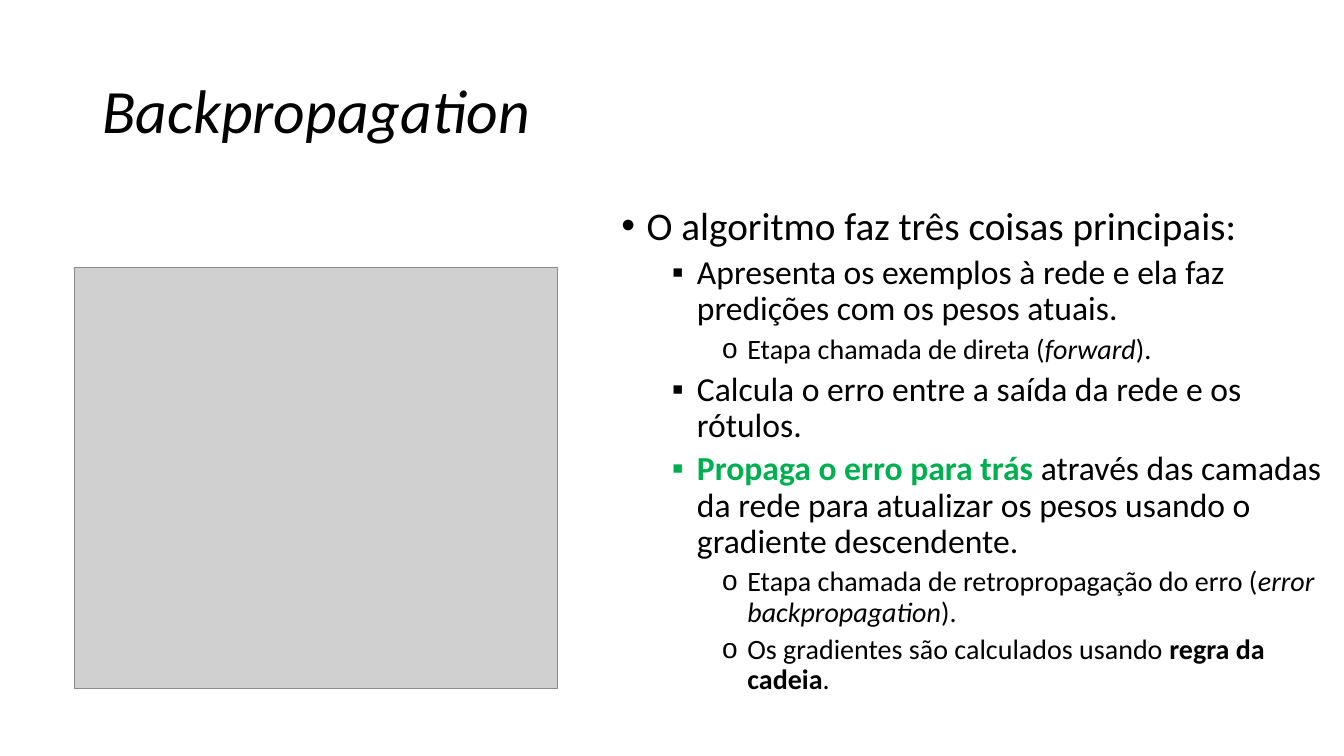
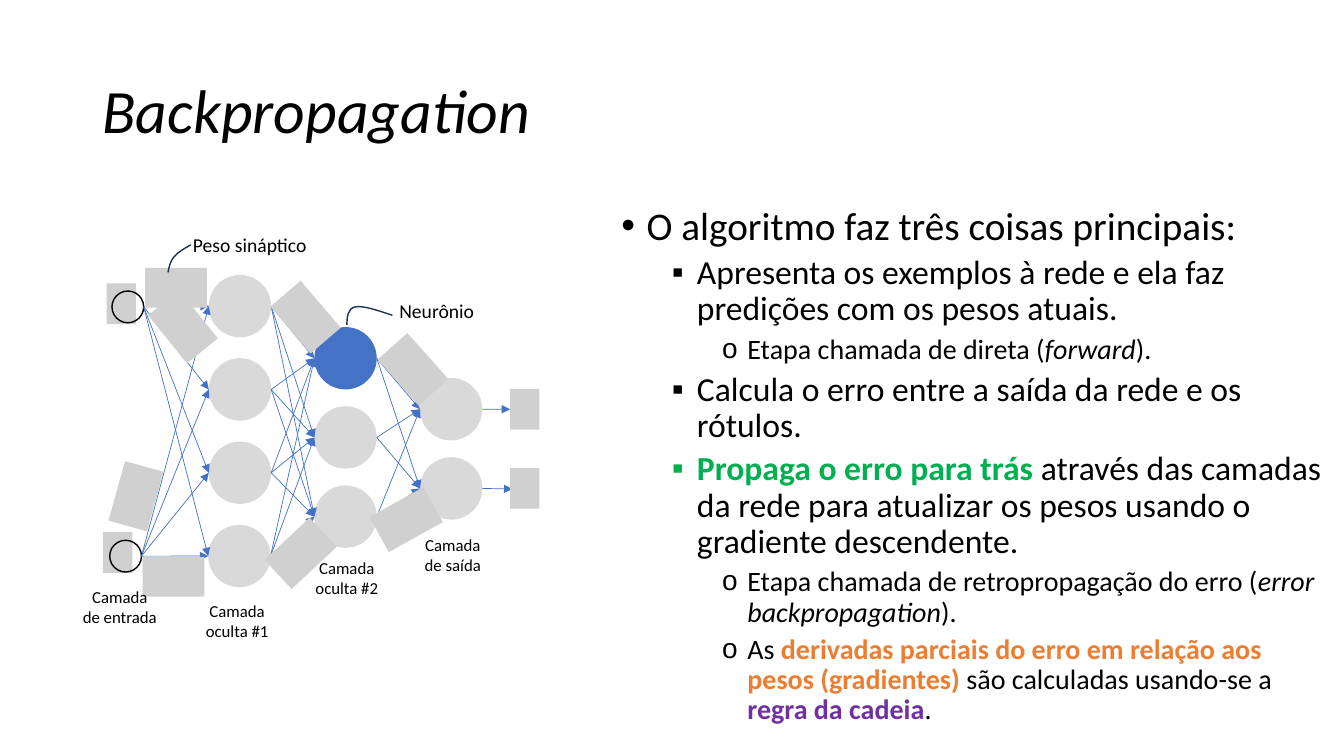
Before and after one commit to zz4fap/c24_inteligencia_artificial, a slide deck: slide 34 of slides/C24_MLP.pptx. Drawn at 1344x756 pixels with LibreOffice and Linux fonts; fonts in the diff are those of the drawing; grey boxes stand for pictures. Boxes give left, top, right and bottom in pixels: in the first picture for what was removed or moved away, otherwise in the second. Text is boxed around its words. In the diff, an @@ line names an element or a change of style, - is before the commit and + after.

```diff
--- a/slides/C24_MLP.pptx
+++ b/slides/C24_MLP.pptx
@@ picture removed at (75, 267, 558, 689) @@
@@ group added at (83, 238, 539, 637): 28 arrows, 12 pictures, 11 ellipses, 6 texts, 2 freeform shapes @@
+Neurônio
+Peso sináptico
+Camada de entrada
+Camada oculta #1
+Camada oculta #2
+Camada de saída
@@ text at (747, 639, 1271, 724): text changed; text colour #000000 to #ED7D31; bold on @@
-    o Os gradientes são calculados usando regra da cadeia.
+    o As derivadas parciais do erro em relação aos pesos (gradientes) são calculadas usando-se a regra da cadeia.
```
Also in this commit, not shown: 15 other slides changed, 1 other file.
